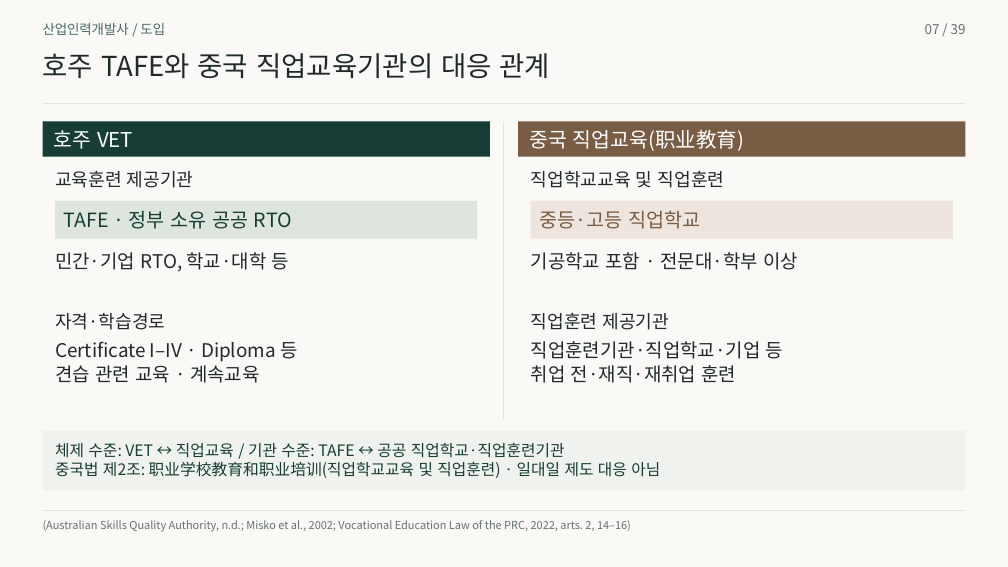
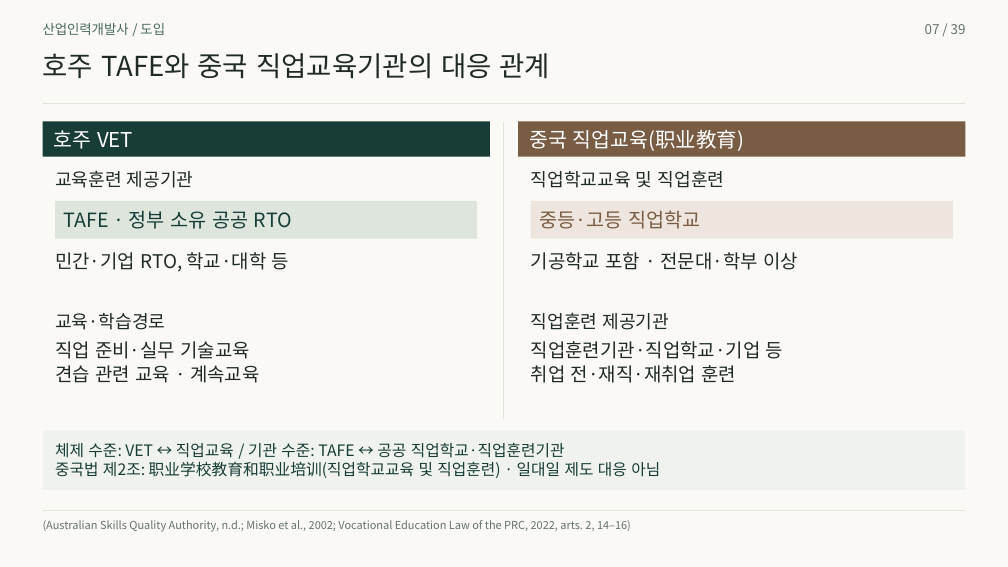
Before and after one commit to 01Chungee10/vet-history-rehearsal, a slide deck: slide 7 of au-cn-2026/presentation.pptx. Drawn at 1008x567 pixels with LibreOffice and Linux fonts; fonts in the diff are those of the drawing. Boxes give left, top, right and bottom in pixels: in the first picture for what was removed or moved away, otherwise in the second. Text is boxed around its words. In the diff, an @@ line names an element or a change of style, - is before the commit and + after.

```diff
--- a/au-cn-2026/presentation.pptx
+++ b/au-cn-2026/presentation.pptx
@@ text at <box>55,313,165,330</box>: text changed @@
-자격·학습경로
+교육·학습경로
@@ text at <box>55,341,251,359</box>: text changed @@
-Certificate I–IV · Diploma 등
+직업 준비·실무 기술교육
```
Also in this commit, not shown: 29 other slides changed, 37 other files.
